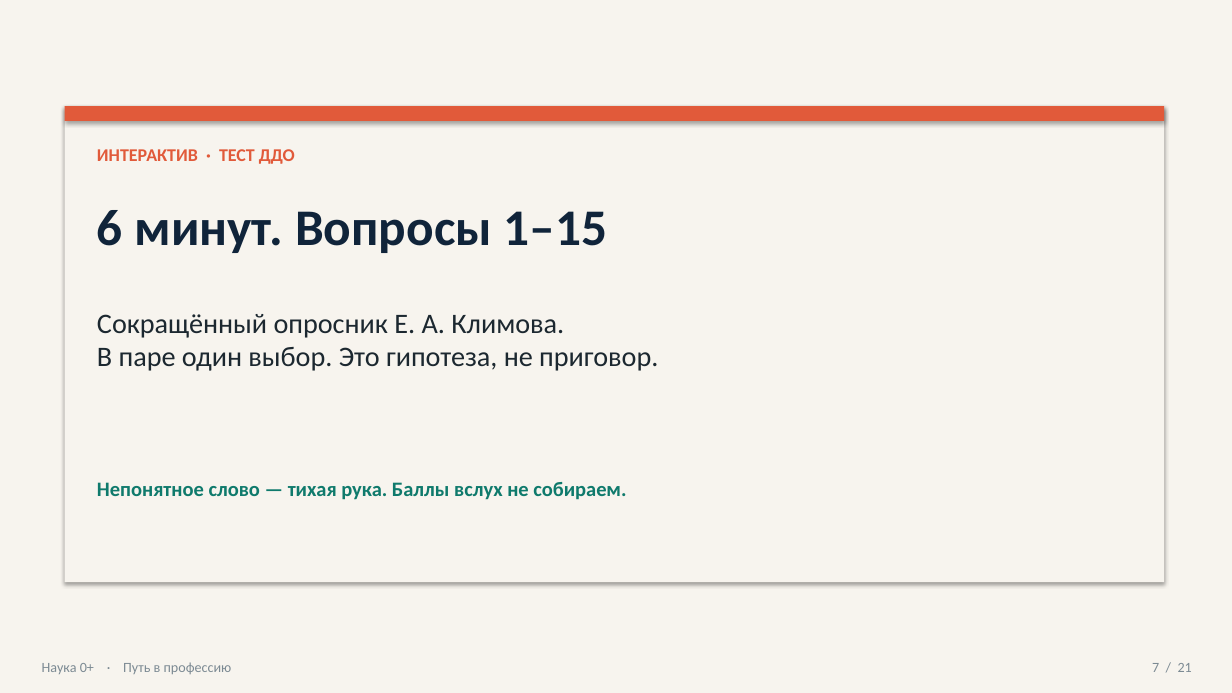
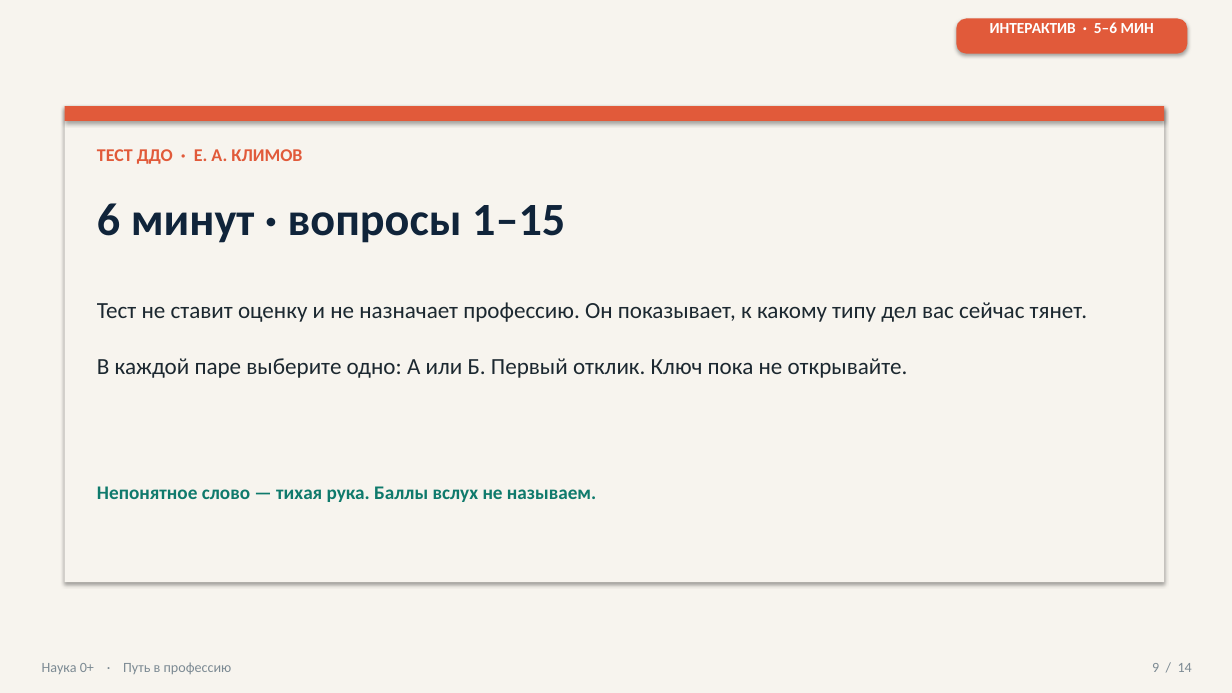
Before and after one commit to Sema917/-tourism, a slide deck: slide 9 of materials/Путь_в_профессию_презентация_60_минут.pptx (slide 7 before the commit). Drawn at 1232x693 pixels with LibreOffice and Linux fonts; fonts in the diff are those of the drawing; background and template pictures are left out. Boxes give left, top, right and bottom in pixels: in the first picture for what was removed or moved away, otherwise in the second. Text is boxed around its words. In the diff, an @@ line names an element or a change of style, - is before the commit and + after.

```diff
--- a/materials/Путь_в_профессию_презентация_60_минут.pptx
+++ b/materials/Путь_в_профессию_презентация_60_минут.pptx
@@ rounded rectangle added at box(957, 18, 1188, 54), fill #E15A3A @@
@@ text added at box(990, 22, 1154, 33), 12 pt, text #FFFFFF, bold @@
+ИНТЕРАКТИВ · 5–6 МИН
@@ text at box(97, 149, 302, 164): text changed @@
-ИНТЕРАКТИВ · ТЕСТ ДДО
+ТЕСТ ДДО · Е. А. КЛИМОВ
@@ text at box(97, 203, 565, 243): text changed; size 40 to 36 pt @@
-6 минут. Вопросы 1–15
+6 минут · вопросы 1–15
@@ text at box(97, 302, 1087, 378): text changed; size 22 to 18 pt @@
-Сокращённый опросник Е. А. Климова.
-В паре один выбор. Это гипотеза, не приговор.
+Тест не ставит оценку и не назначает профессию. Он показывает, к какому типу дел вас сейчас тянет.
+В каждой паре выберите одно: А или Б. Первый отклик. Ключ пока не открывайте.
@@ text at box(97, 486, 596, 502): text changed; size 16 to 15 pt @@
-Непонятное слово — тихая рука. Баллы вслух не собираем.
+Непонятное слово — тихая рука. Баллы вслух не называем.
@@ text at box(1152, 663, 1192, 672): text changed @@
-7 / 21
+9 / 14
```
Also in this commit, not shown: 6 other slides changed, 7 slides added, 14 slides removed, 9 other files.
